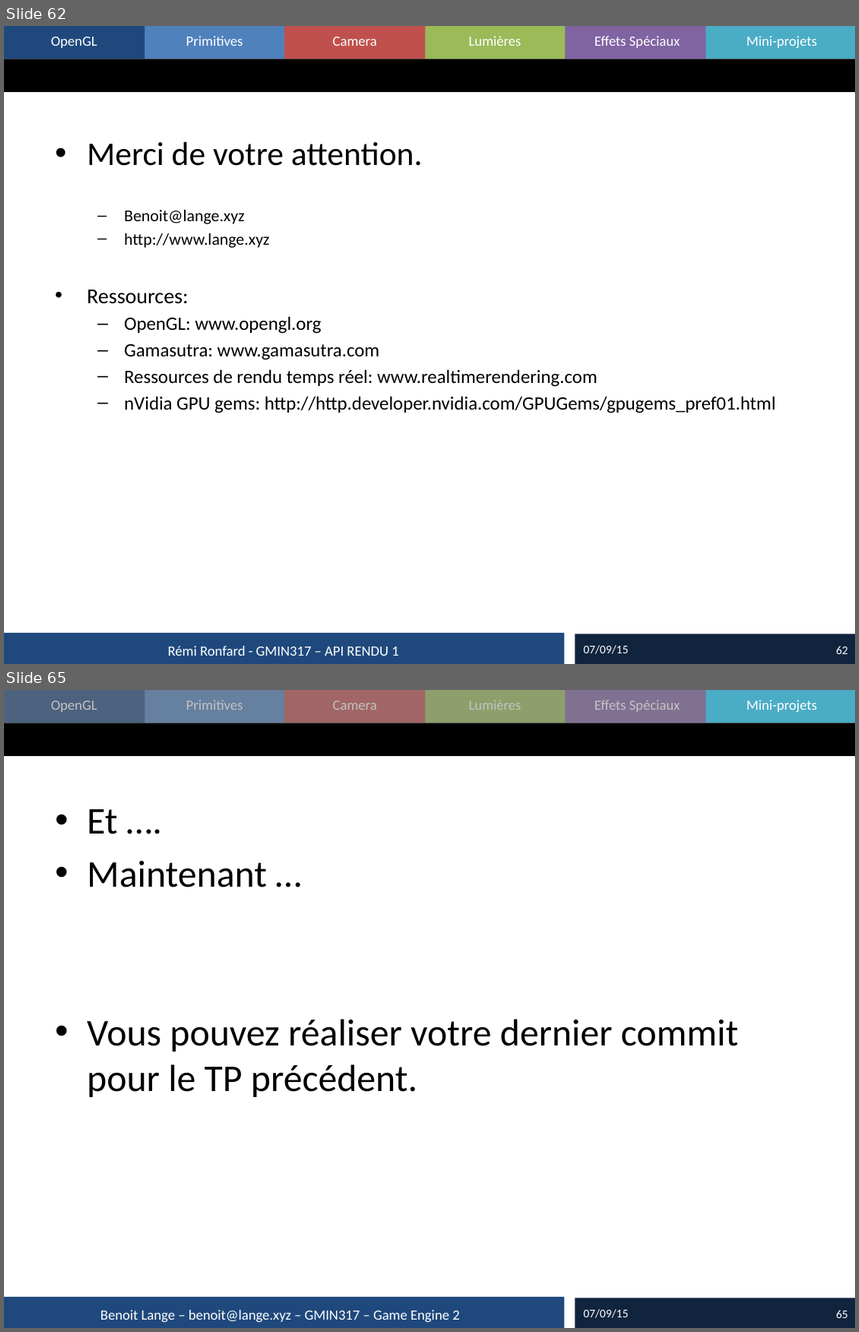
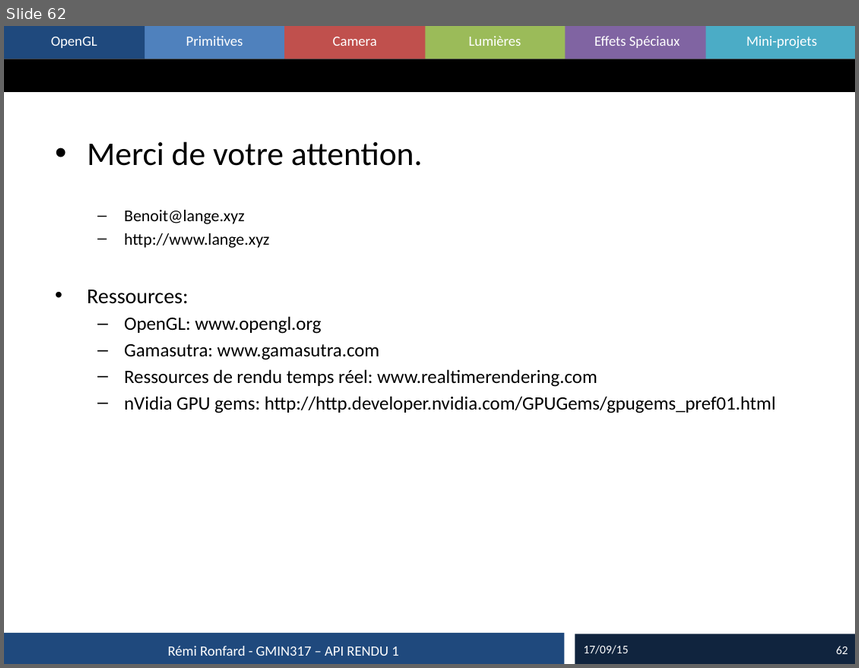
Before and after one commit to imagina-gmin317/imagina-gmin317-2015, a slide deck: remironfard/2015_01_Rendu.pptx. Shown one above the other, each under a label of ours: slides 62 and 65 before the commit, slide 62 after it; the slides between them are not shown. The pictures are 859x1332 and 859x668 pixels, drawn with LibreOffice and Linux fonts; fonts in the diff are those of the drawing. Boxes give left, top, right and bottom in pixels: in the first picture for what was removed or moved away, otherwise in the second. Text is boxed around its words. In the diff, an @@ line names an element or a change of style, - is before the commit and + after.

```diff
--- a/remironfard/2015_01_Rendu.pptx
+++ b/remironfard/2015_01_Rendu.pptx
@@ slide 65 removed at <box>4,690,855,1328</box>, background #FFFFFF; not listed: 15 template elements that a slide beside it also shows @@
@@ rectangle removed at <box>4,690,705,723</box> @@
@@ text removed at <box>87,809,738,1097</box> @@
-• Et ….
-• Maintenant …
-• Vous pouvez réaliser votre dernier commit pour le TP précédent.
@@ text removed at <box>101,1310,459,1322</box> @@
-Benoit Lange – benoit@lange.xyz – GMIN317 – Game Engine 2
@@ text removed at <box>584,1309,629,1319</box> @@
-07/09/15
@@ page number removed at <box>836,1310,848,1319</box> @@
-65
@@ slide 62 changed as well @@
@@ text at <box>584,645,629,655</box>: text changed @@
-07/09/15
+17/09/15
```
Also in this commit, not shown: 60 other slides changed, 3 other slides removed.
